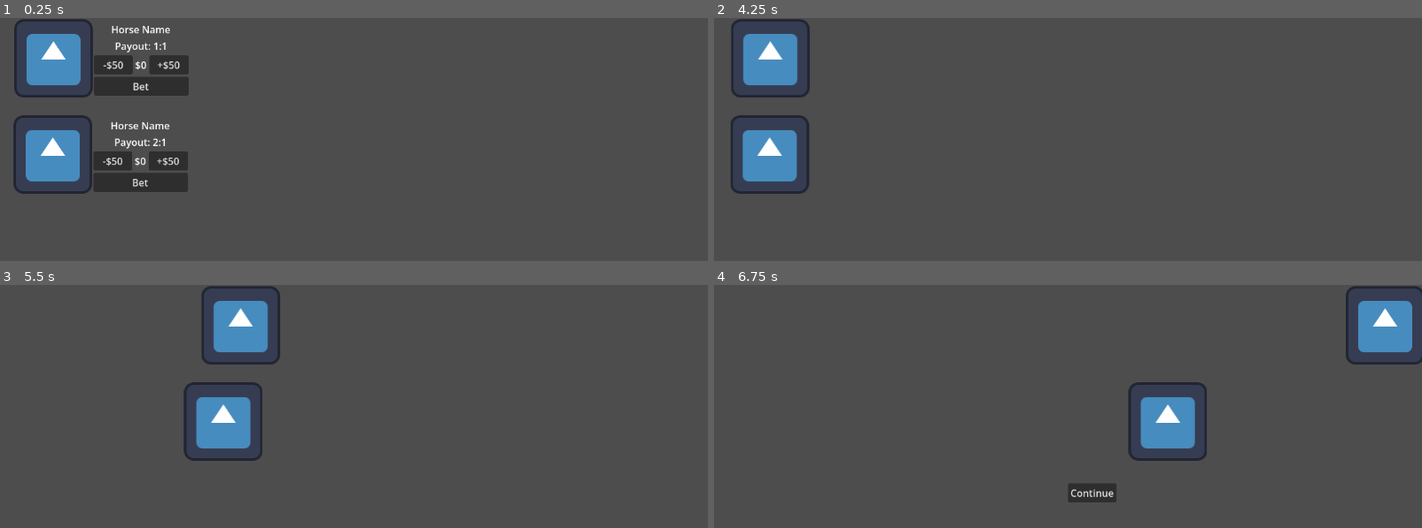
Above: before the commit, frames 1-4 (two rows, left to right).
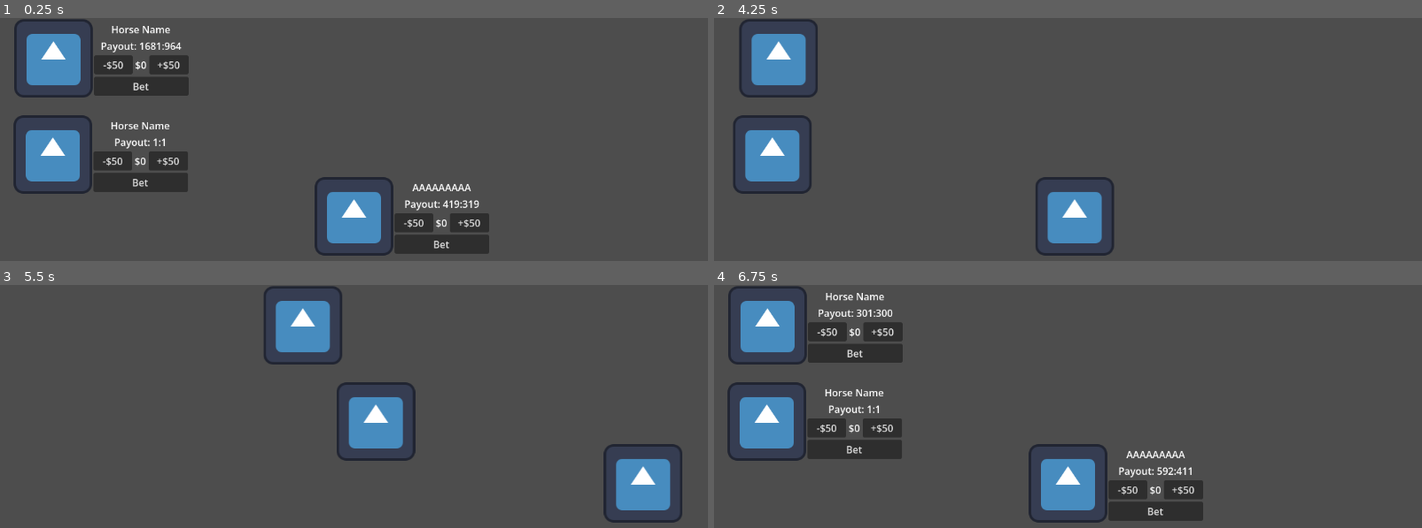
Above: after the commit, the same moments.

Repository: jayvinius/degen-devils
Game: Godot game, scene res://Levels/race_level.tscn
Two runs of this game, one before a commit and one after it. Both use one fixed random seed, a clock stepped at 60 frames per second and the inputs below. The project has no main scene, so this scene is started directly. The engine's default icon, where the game draws it, is replaced by a stand-in: a white triangle on a blue panel in a dark square.
Inputs (mouse positions are in pixels of both pictures, inside the frame that each line leads up to):
- Up to frame 1 (0.25 s): no input
- Up to frame 2 (4.25 s): click "-$50" at 0.5 s; click "+$50" at 1.25 s; click "Bet" at 2 s; tap Enter at 2.75 s; tap Space at 3.5 s
- Up to frame 3 (5.5 s): no input
- Up to frame 4 (6.75 s): click (1089, 493) at 5.75 s, where only the run after the commit has a clickable "Continue"; click (728, 340) at 6.5 s, where only the run after the commit has a clickable "Race"

The runs differ from the first frame. In frame 1, 4.5% of the frame differs, in the area x 14-70%, y 9-98%; in frame 2, 3.9%; in frame 3, 10%; in frame 4, 17%, in the area x 1-100%, y 0-98%.

Commit message:
drugs

Diff:
--- a/Entities/Horses/horse.gd
+++ b/Entities/Horses/horse.gd
@@ -1,12 +1,11 @@
 extends CharacterBody2D
 class_name Horse
 
-@export var acceleration: float = 5
-@export var max_speed: float = 300
 @export var horse_name: String = "Horse":
 	set(v):
 		horse_name = v
 		%HorseNameLabel.text = v
+
 @export var bet_amount: float = 0.0:
 	set(v):
 		bet_amount = v
@@ -22,11 +21,41 @@
 	WIN,
 	LOSE,
 }
-
 var state: State = State.IDLE
 
+var _stat_base: Dictionary = {}
+var _stat_modifiers: Dictionary = {}
+
+func set_base(stat: StringName, value: float) -> void:
+	_stat_base[stat] = value
+
+func modify_stat(stat: StringName, value: float, is_multiplier: bool) -> void:
+	if stat not in _stat_modifiers:
+		_stat_modifiers[stat] = { "flat": 0.0, "multi": 1.0}
+	if _stat_base.has(stat):
+		if is_multiplier:
+			_stat_modifiers[stat]["multi"] *= value
+		else:
+			_stat_modifiers[stat]["flat"] += value
+
+func get_stat(stat: StringName) -> float:
+	if stat not in _stat_modifiers:
+		return _stat_base[stat]
+	return _stat_base[stat] * _stat_modifiers[stat]["multi"] + _stat_modifiers[stat]["flat"]
+
+func get_base(stat: StringName) -> float:
+	if stat not in _stat_base:
+		return 0.0
+	return _stat_base[stat]
+
+@export var player_horse: bool = false
 # Called when the node enters the scene tree for the first time.
 func _ready() -> void:
+	# This is jank and I will do something different
+	# *eventually*
+	if not player_horse:
+		set_base("accel", randf_range(5, 20.0))
+		set_base("max_speed", randf_range(300, 750.0))
 	EventBus.connect("start_race", start_race)
 
 func start_race() -> void:
@@ -46,9 +75,9 @@
 	move_and_slide()
 
 func run(_delta: float) -> void:
-	velocity.x += acceleration
-	if velocity.x > max_speed:
-		velocity.x = max_speed
+	velocity.x += get_stat("accel")
+	if velocity.x > get_stat("max_speed"):
+		velocity.x = get_stat("max_speed")
 
 	# if not is_on_floor():
 	# 	velocity += get_gravity() * delta
@@ -108,3 +137,20 @@
 		b = a % b
 		a = t
 	return a
+
+@export var drugs: Array[DrugData] = []
+
+signal item_added(item: DrugData)
+signal item_removed(item: DrugData)
+
+func add_drug(drug: DrugData) -> void:
+	drugs.append(drug)
+	for effect in drug.effects:
+		effect.apply(self)
+	emit_signal("item_added", drug)
+
+func remove_drug(drug: DrugData) -> void:
+	drugs.erase(drug)
+	for effect in drug.effects:
+		effect.remove(self)
+	emit_signal("item_removed", drug)
--- a/Entities/player.gd
+++ b/Entities/player.gd
@@ -1,3 +1,16 @@
 extends Node
 
 @export var money: float = 100
+
+@export var horse: Horse
+
+func _ready() -> void:
+	horse = Horse.new()
+	horse.set_base("accel", randf_range(5, 20.0))
+	horse.set_base("max_speed", randf_range(300, 750.0))
+	horse.player_horse = true
+	EventBus.connect("buy_upgrade", upgrade_bought)
+
+func upgrade_bought(upgrade: StringName) -> void:
+	var drug := DrugRegistry.get_drug_by_id(upgrade)
+	horse.add_drug(drug)
--- a/Globals/event_bus.gd
+++ b/Globals/event_bus.gd
@@ -3,3 +3,5 @@
 signal start_race
 
 signal place_bet(amount, node_path)
+
+signal buy_upgrade(upgrade_name)
--- a/Levels/race_level.gd
+++ b/Levels/race_level.gd
@@ -3,15 +3,29 @@
 var horse_bet_on: Horse
 var race_won: bool = false
 
+@export var horse_scene: PackedScene
+
 func _ready() -> void:
 	EventBus.connect("place_bet", bets_placed)
 
+	# TODO: spawn all horses at the race line
+	var player_horse = horse_scene.instantiate()
+	player_horse.set_base("accel", Player.horse.get_base("accel"))
+	player_horse.set_base("max_speed", Player.horse.get_base("max_speed"))
+	player_horse.horse_name = "AAAAAAAAA"
+	player_horse.player_horse = true
+	%Horses.add_child(player_horse)
+	for drug in Player.horse.drugs:
+		player_horse.add_drug(drug)
+	print(player_horse.drugs)
+
 	var highest_speed := 0.0
 	for horse in %Horses.get_children():
-		if horse.max_speed > highest_speed:
-			highest_speed = horse.max_speed
+		print("Horse Stats: ", horse.name, " accel: ", horse.get_stat("accel"), " max_speed: ", horse.get_stat("max_speed"))
+		if horse.get_stat("max_speed") > highest_speed:
+			highest_speed = horse.get_stat("max_speed")
 	for horse in %Horses.get_children():
-		horse.payout = highest_speed / horse.max_speed
+		horse.payout = highest_speed / horse.get_stat("max_speed")
 
 func bets_placed(amount: float, path: NodePath) -> void:
 	for horse in %Horses.get_children():
--- a/Levels/race_level.tscn
+++ b/Levels/race_level.tscn
@@ -9,6 +9,7 @@
 
 [node name="RaceLevel" type="Node2D" unique_id=918764093]
 script = ExtResource("1_2li8p")
+horse_scene = ExtResource("1_bfjxd")
 
 [node name="Player" parent="." unique_id=5565470 instance=ExtResource("2_b7qor")]
 
@@ -32,7 +33,6 @@
 
 [node name="Horse2" parent="Horses" unique_id=1114416760 instance=ExtResource("1_bfjxd")]
 position = Vector2(-489, -258)
-max_speed = 600.0
 
 [node name="ContinueButton" type="Button" parent="." unique_id=298284935]
 visible = false
--- a/Levels/upgrade_level.gd
+++ b/Levels/upgrade_level.gd
@@ -1,4 +1,7 @@
 extends Node2D
+
+var drugs: Array[DrugData] = []
+@export var drug_ui: PackedScene
 
 var player_funds: float:
 	set(v):
@@ -6,8 +9,16 @@
 		%PlayerFundsLabel.text = "Player Funds: $%s" % player_funds
 
 func _ready() -> void:
+	for i in range(3):
+		var drug := DrugRegistry.get_random_drug()
+		drugs.append(drug)
+		var drug_ui_node = drug_ui.instantiate()
+		drug_ui_node.drug = drug
+		%Upgrades.add_child(drug_ui_node)
+
+# This sucks but on god, do I not care rn
+func _process(delta: float) -> void:
 	player_funds = Player.money
-
 
 func _on_button_pressed() -> void:
 	LevelManager.goto_scene("res://Levels/race_level.tscn")
--- a/Levels/upgrade_level.tscn
+++ b/Levels/upgrade_level.tscn
@@ -1,15 +1,17 @@
 [gd_scene format=3 uid="uid://d3uwnpduksueb"]
 
 [ext_resource type="Script" uid="uid://c8e4354cvuvr4" path="res://Levels/upgrade_level.gd" id="1_cossf"]
+[ext_resource type="PackedScene" uid="uid://0y7de83jhfvs" path="res://Upgrades/upgrade_ui.tscn" id="2_8x7bm"]
 
 [node name="UpgradeLevel" type="Node2D" unique_id=776323558]
 script = ExtResource("1_cossf")
+drug_ui = ExtResource("2_8x7bm")
 
 [node name="Control" type="Control" parent="." unique_id=1143135559]
 layout_mode = 3
 anchors_preset = 0
-offset_right = 40.0
-offset_bottom = 40.0
+offset_right = 1153.0
+offset_bottom = 647.0
 
 [node name="PlayerFundsLabel" type="Label" parent="Control" unique_id=1583269190]
 unique_name_in_owner = true
@@ -26,4 +28,22 @@
 offset_bottom = 108.0
 text = "Race"
 
+[node name="PanelContainer" type="PanelContainer" parent="Control" unique_id=1312330917]
+layout_mode = 1
+anchors_preset = 8
+anchor_left = 0.5
+anchor_top = 0.5
+anchor_right = 0.5
+anchor_bottom = 0.5
+offset_left = -256.5
+offset_top = -20.0
+offset_right = 257.5
+offset_bottom = 20.0
+grow_horizontal = 2
+grow_vertical = 2
+
+[node name="Upgrades" type="HBoxContainer" parent="Control/PanelContainer" unique_id=23625697]
+unique_name_in_owner = true
+layout_mode = 2
+
 [connection signal="pressed" from="Control/Button" to="." method="_on_button_pressed"]
--- /dev/null
+++ b/Upgrades/Drugs/test_drug.tres
@@ -0,0 +1,20 @@
+[gd_resource type="Resource" script_class="DrugData" format=3 uid="uid://cfv3w0ssiqswk"]
+
+[ext_resource type="Script" uid="uid://myohvyhvnv81" path="res://Upgrades/drug_effect.gd" id="1_jvqvc"]
+[ext_resource type="Script" uid="uid://ctx37q2brqdkh" path="res://Upgrades/stat_boost_effect.gd" id="2_tpojf"]
+[ext_resource type="Script" uid="uid://bf3oayuti2o03" path="res://Upgrades/drug_data.gd" id="3_jnuwm"]
+
+[sub_resource type="Resource" id="Resource_x4m6p"]
+script = ExtResource("2_tpojf")
+stat = &"max_speed"
+value = 5.0
+is_multiplier = true
+metadata/_custom_type_script = "uid://ctx37q2brqdkh"
+
+[resource]
+script = ExtResource("3_jnuwm")
+id = &"1"
+drug_name = "test drug"
+description = "please don't find this one"
+effects = Array[ExtResource("1_jvqvc")]([SubResource("Resource_x4m6p")])
+metadata/_custom_type_script = "uid://bf3oayuti2o03"
--- /dev/null
+++ b/Upgrades/drug_data.gd
@@ -0,0 +1,12 @@
+extends Resource
+class_name DrugData
+
+@export var id: StringName
+@export var drug_name: String
+@export var price: float
+@export var description: String
+@export var icon: Texture2D
+@export var rarity: Rarity
+@export var effects: Array[DrugEffect] = []
+
+enum Rarity { COMMON, RARE, LEGENDARY }
--- /dev/null
+++ b/Upgrades/drug_effect.gd
@@ -0,0 +1,8 @@
+extends Resource
+class_name DrugEffect
+
+func apply(owner: Node) -> void:
+	pass
+
+func remove(owner: Node) -> void:
+	pass
--- /dev/null
+++ b/Upgrades/drug_registry.gd
@@ -0,0 +1,45 @@
+extends Node
+
+var drugs: Array[DrugData] = []
+
+func _ready() -> void:
+	load_drugs("res://Upgrades/Drugs")
+
+func load_drugs(path: String) -> void:
+	var dir = DirAccess.open(path)
+	if not dir:
+		push_error("Failed to open directory: " + path)
+		return
+
+	dir.list_dir_begin()
+	var file_name = dir.get_next()
+
+	while file_name != "":
+		if not dir.current_is_dir() and file_name.ends_with(".tres"):
+			var drug = load(path + "/" + file_name) as DrugData
+			if drug:
+				drugs.append(drug)
+			else:
+				push_error("Failed to load drug: " + file_name)
+		file_name = dir.get_next()
+	dir.list_dir_end()
+
+func get_random_drug() -> DrugData:
+	if drugs.size() == 0:
+		push_error("No drugs loaded")
+		return null
+
+	var index = randi() % drugs.size()
+	return drugs[index]
+
+func get_drug_by_name(drug_name: String) -> DrugData:
+	for drug in drugs:
+		if drug.name == drug_name:
+			return drug
+	return null
+
+func get_drug_by_id(id: StringName) -> DrugData:
+	for drug in drugs:
+		if drug.id == id:
+			return drug
+	return null
--- /dev/null
+++ b/Upgrades/stat_boost_effect.gd
@@ -0,0 +1,12 @@
+extends DrugEffect
+class_name StatBoostEffect
+
+@export var stat: StringName
+@export var value: float
+@export var is_multiplier: bool
+
+func apply(owner: Node) -> void:
+	owner.modify_stat(stat, value, is_multiplier)
+
+func remove(owner: Node) -> void:
+	owner.modify_stat(stat, -value, is_multiplier)
--- /dev/null
+++ b/Upgrades/upgrade_ui.gd
@@ -0,0 +1,21 @@
+extends Control
+
+@export var price: float
+
+@export var drug: DrugData:
+	set(v):
+		drug = v
+		if drug:
+			%UpgradeLabel.text = drug.drug_name
+			%DescriptionLabel.text = drug.description
+			%PriceLabel.text = "Price: $%s" % drug.price
+		else:
+			%UpgradeLabel.text = "No Drug"
+			%DescriptionLabel.text = ""
+			%PriceLabel.text = ""
+
+func _on_button_pressed() -> void:
+	if Player.money >= price:
+		Player.money -= price
+		EventBus.emit_signal("buy_upgrade", drug.id)
+		hide()
--- /dev/null
+++ b/Upgrades/upgrade_ui.tscn
@@ -0,0 +1,36 @@
+[gd_scene format=3 uid="uid://0y7de83jhfvs"]
+
+[ext_resource type="Script" uid="uid://bkutfydsr6d3" path="res://Upgrades/upgrade_ui.gd" id="1_4efdq"]
+
+[node name="PanelContainer" type="PanelContainer" unique_id=1491674669]
+offset_right = 133.0
+offset_bottom = 85.0
+script = ExtResource("1_4efdq")
+
+[node name="VBoxContainer" type="VBoxContainer" parent="." unique_id=365011517]
+layout_mode = 2
+
+[node name="UpgradeLabel" type="Label" parent="VBoxContainer" unique_id=1143161823]
+unique_name_in_owner = true
+layout_mode = 2
+text = "Upgrade Name"
+
+[node name="DescriptionLabel" type="Label" parent="VBoxContainer" unique_id=942547224]
+unique_name_in_owner = true
+layout_mode = 2
+text = "Description"
+
+[node name="HBoxContainer" type="HBoxContainer" parent="VBoxContainer" unique_id=1219519156]
+layout_mode = 2
+alignment = 1
+
+[node name="PriceLabel" type="Label" parent="VBoxContainer/HBoxContainer" unique_id=140541000]
+unique_name_in_owner = true
+layout_mode = 2
+text = "Price"
+
+[node name="Button" type="Button" parent="VBoxContainer/HBoxContainer" unique_id=416542915]
+layout_mode = 2
+text = "Buy!"
+
+[connection signal="pressed" from="VBoxContainer/HBoxContainer/Button" to="." method="_on_button_pressed"]
--- a/project.godot
+++ b/project.godot
@@ -19,6 +19,7 @@
 EventBus="*uid://df8mo5wk6ce6q"
 LevelManager="*uid://e3487oyd17dd"
 Player="*uid://e2c0uodm0jks"
+DrugRegistry="*uid://cnv7xuvej01ld"
 
 [editor_plugins]
 
Not shown, added: Upgrades/drug_data.gd.uid
Not shown, added: Upgrades/drug_effect.gd.uid
Not shown, added: Upgrades/drug_registry.gd.uid
Not shown, added: Upgrades/stat_boost_effect.gd.uid
Not shown, added: Upgrades/upgrade_ui.gd.uid
Not shown, added: horses/horsefancyc.png.import
Not shown, added: horses/horselightningc.png.import
Not shown, added: horses/horsenormalc.png.import
Binary file added: redgamblingcoin.png
Not shown, added: redgamblingcoin.png.import
